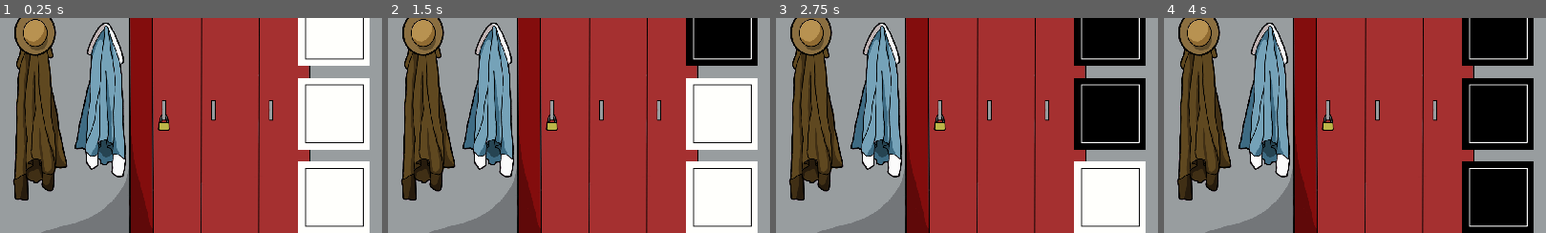
Above: before the commit, frames 1-4 (left to right).
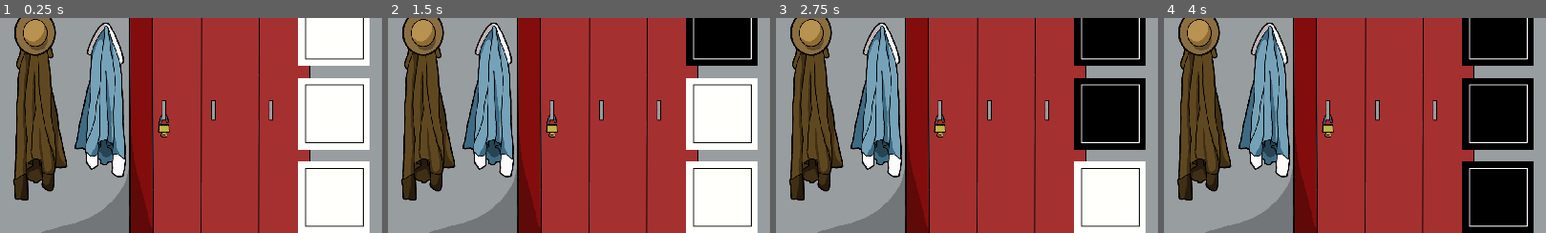
Above: after the commit, the same moments.

Repository: bemain/game-jam-2022w8
Game: Godot game, scene res://World.tscn
The game is run twice, just before and just after one commit, with the same random seed, the same clock (stepped at 60 frames per second) and the same inputs.
Inputs (mouse positions are % of the whole screen's width and height, from its top left):
- Up to frame 1 (0.25 s): no input
- Up to frame 2 (1.5 s): click (94, 11) at 0.5 s; click (94, 31) at 1.25 s
- Up to frame 3 (2.75 s): click (94, 50) at 2 s
- Up to frame 4 (4 s): click (94, 69) at 2.75 s; click (94, 89) at 3.5 s
The pictures show only the part of the screen within x 50-100%, y 28-78%; the shares and areas given below are measured in that part.

The runs differ from the first frame. In frame 1, 0.2% of the frame differs, in the area x 41-45%, y 44-56%; in frame 2, 0.2%; in frame 3, 0.2%; in frame 4, 0.2%.
Error after the commit: Parse Error: Unknown class: "Lock" (res://Rooms/Room1/Lock1.gd:1)

Commit message:
Rename Lock to Unlockable

Diff:
--- a/Prefabs/Objects/Lock.tscn
+++ /dev/null
@@ -1,9 +0,0 @@
-[gd_scene load_steps=3 format=2]
-
-[ext_resource path="res://Prefabs/Objects/Lock.gd" type="Script" id=1]
-[ext_resource path="res://Prefabs/Objects/Focusable.tscn" type="PackedScene" id=2]
-
-[node name="Lock" instance=ExtResource( 2 )]
-script = ExtResource( 1 )
-
-[connection signal="input_event" from="." to="." method="_on_Lock_input_event"]
--- a/Prefabs/Objects/Lock.gd
+++ b/Prefabs/Objects/Unlockable.gd
@@ -1,5 +1,5 @@
-extends Focusable
-class_name Lock
+extends GameObject
+class_name Unlockable
 tool
 
 signal unlocked
--- /dev/null
+++ b/Prefabs/Objects/Unlockable.tscn
@@ -0,0 +1,11 @@
+[gd_scene load_steps=3 format=2]
+
+[ext_resource path="res://Prefabs/Objects/Unlockable.gd" type="Script" id=1]
+[ext_resource path="res://Prefabs/Objects/Focusable.tscn" type="PackedScene" id=2]
+
+[node name="Unlockable" instance=ExtResource( 2 )]
+script = ExtResource( 1 )
+
+[node name="Lock" type="Area2D" parent="." index="0"]
+
+[connection signal="input_event" from="Lock" to="." method="_on_Lock_input_event"]
--- a/Rooms/Room1/Lock1.tscn
+++ b/Rooms/Room1/Lock1.tscn
@@ -4,7 +4,7 @@
 [ext_resource path="res://Resources/Images/Lock_closed.png" type="Texture" id=3]
 [ext_resource path="res://Resources/Images/Lock_unlocked.png" type="Texture" id=4]
 [ext_resource path="res://Resources/Images/Lock_on_floor.png" type="Texture" id=5]
-[ext_resource path="res://Prefabs/Objects/Lock.tscn" type="PackedScene" id=6]
+[ext_resource path="res://Prefabs/Objects/Unlockable.tscn" type="PackedScene" id=6]
 
 [sub_resource type="RectangleShape2D" id=1]
 extents = Vector2( 32, 32 )
--- a/project.godot
+++ b/project.godot
@@ -19,15 +19,15 @@
 "language": "GDScript",
 "path": "res://Prefabs/Objects/GameObject.gd"
 }, {
-"base": "Focusable",
-"class": "Lock",
+"base": "GameObject",
+"class": "Unlockable",
 "language": "GDScript",
-"path": "res://Prefabs/Objects/Lock.gd"
+"path": "res://Prefabs/Objects/Unlockable.gd"
 } ]
 _global_script_class_icons={
 "Focusable": "",
 "GameObject": "",
-"Lock": ""
+"Unlockable": ""
 }
 
 [application]
